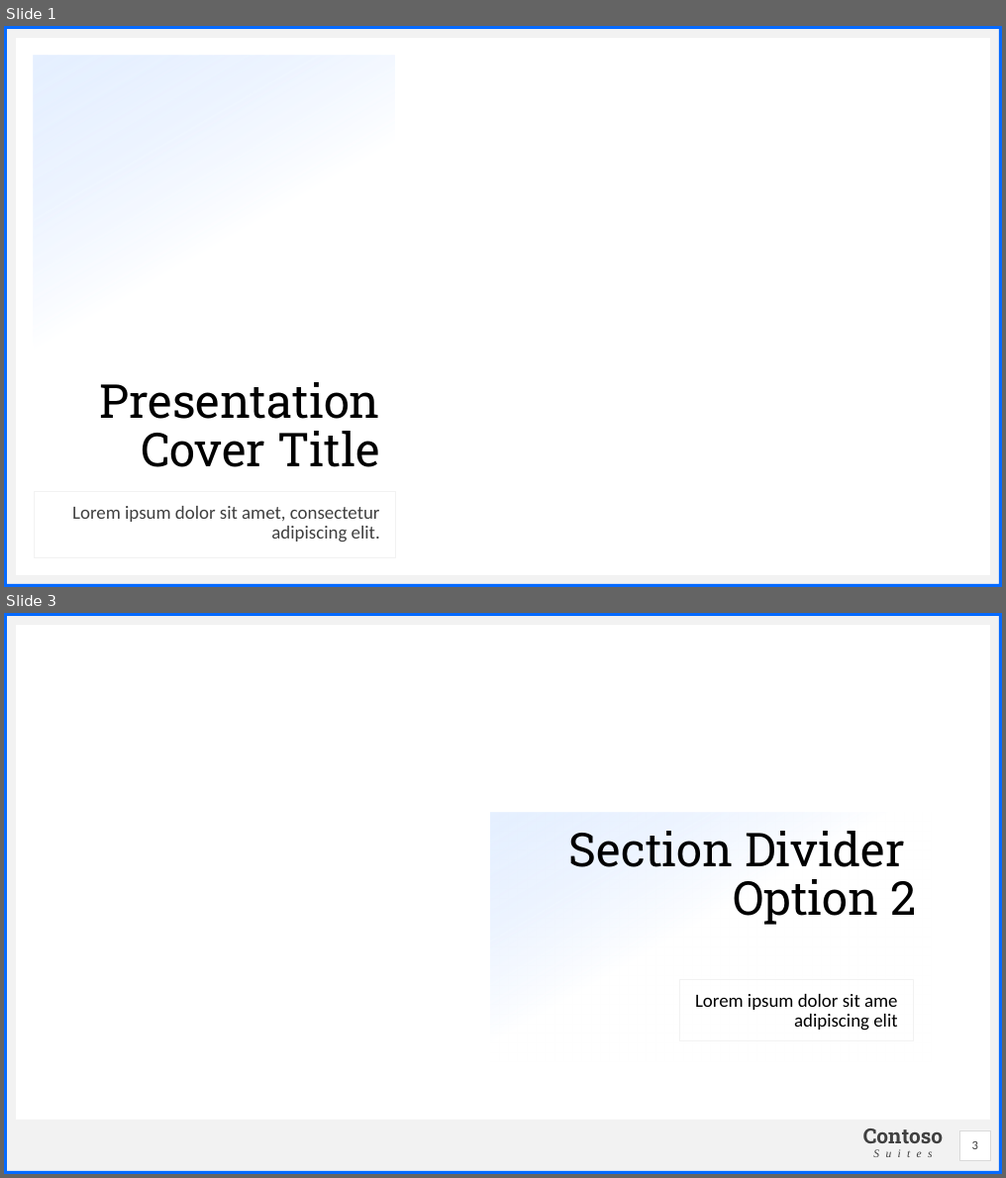
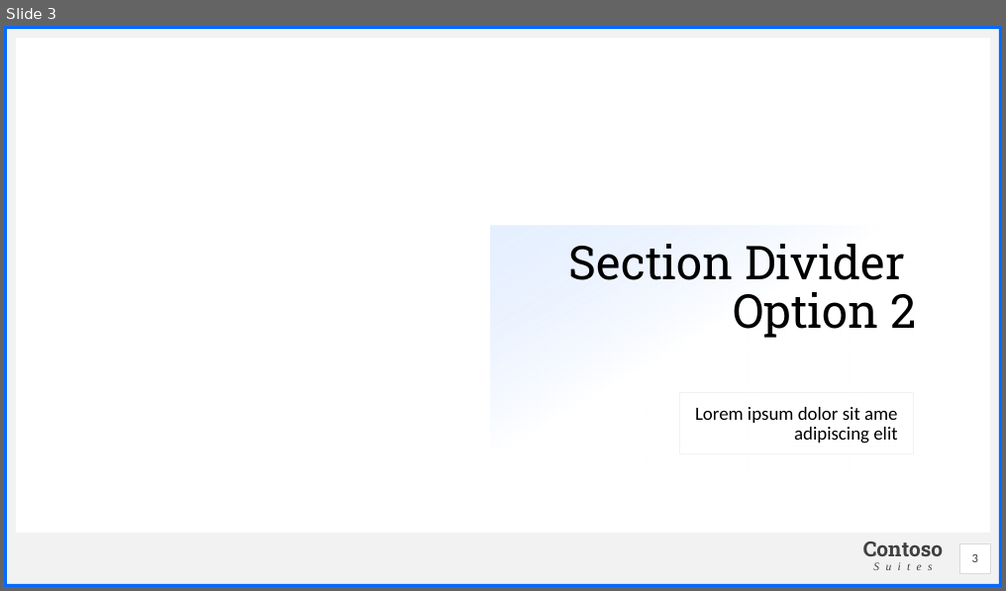
Before and after one commit to ChrisJtron/Polar_Bear_Habitat, a slide deck: BC repo/Polar Bear Tracking.pptx. Shown one above the other, each under a label of ours: slides 1 and 3 before the commit, slide 3 after it; the slides between them are not shown. The pictures are 1006x1178 and 1006x591 pixels, drawn with LibreOffice and Linux fonts; fonts in the diff are those of the drawing; background and template pictures are left out. Boxes give left, top, right and bottom in pixels: in the first picture for what was removed or moved away, otherwise in the second. Text is boxed around its words. In the diff, an @@ line names an element or a change of style, - is before the commit and + after.

```diff
--- a/BC repo/Polar Bear Tracking.pptx
+++ b/BC repo/Polar Bear Tracking.pptx
@@ slide 1 removed at (x1=4, y1=26, x2=1002, y2=587), background picture (left out); not listed: 4 template elements that a slide beside it also shows @@
@@ title removed at (x1=33, y1=55, x2=395, y2=491) @@
-Presentation Cover Title
@@ subtitle removed at (x1=33, y1=491, x2=395, y2=558) @@
-Lorem ipsum dolor sit amet, consectetur adipiscing elit.
@@ rectangle removed at (x1=4, y1=575, x2=1002, y2=587) @@
```
Also in this commit, not shown: 1 slide changed, 4 slides added, 4 other slides removed, 3 other files.
